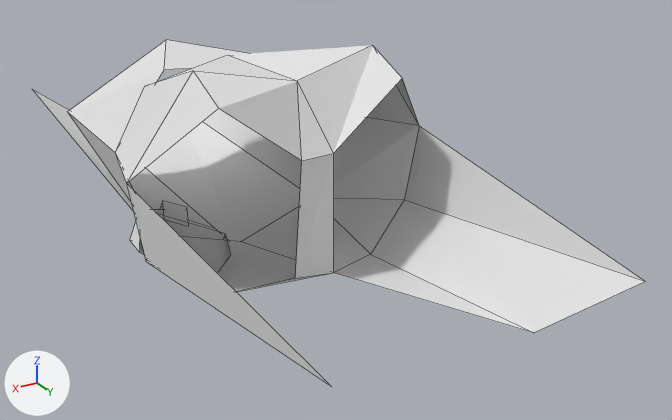
The OBJ model assets/models/makoto/makoto_n4.obj: old version first, new version second.
One viewpoint serves both versions: a 50 mm camera at (0.353, -0.194, 0.317) aimed at (-0.063, -0.888, -0.03). Lighting does not change. The marker at lower left points along +X, +Y and +Z. The older version comes first. Mesh edges are drawn as thin lines. Where no turn or scale is listed for an object, it has been applied to the vertices. Vertices at exactly the same position are counted once.

Names of what the first picture shows: 'makoto_n4'.
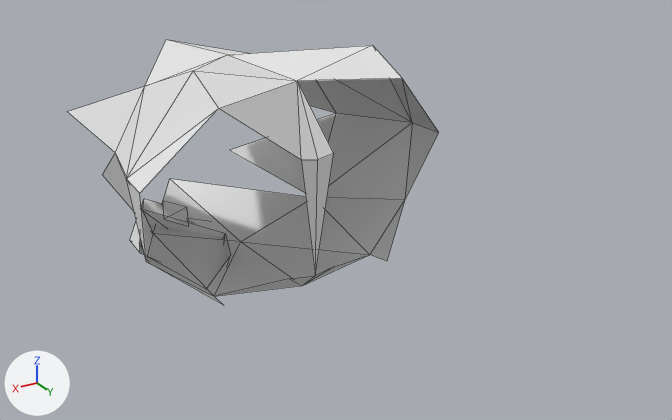
Pixel boxes (x1, y1, x2, y2) of what changed, in the pictures (672 x 420 px):
```json
{"object": "makoto_n4", "change": "reshaped", "before": [32, 40, 645, 387], "after": [68, 40, 439, 305], "on screen": "39% narrower, 24% shorter"}
```

Scene script edits in JSON lines:
```json
{"block": "me_makoto_n4", "where": "# used by ob_makoto_n4; location = (0.0, 0.0, 0.0)"}
{"op": "remove", "block": "me_makoto_n4", "code": "me_makoto_n4.from_pydata(...)  # 57 vertices, 42 faces; spans x -0.141..0.142, y -1.312..-0.576, z -0.109..0.131"}
{"op": "add", "block": "me_makoto_n4", "code": "me_makoto_n4.from_pydata(...)  # 63 vertices, 76 faces; spans x -0.142..0.142, y -1.166..-0.811, z -0.119..0.131"}
{"block": "me_makoto_n4", "change": "me_makoto_n4 part 1"}
{"block": "me_makoto_n4", "change": "19 vertices are removed from x -0.141..0.142, y -1.312..-0.576, z -0.109..0.102"}
{"block": "me_makoto_n4", "change": "41 faces are deleted"}
{"block": "me_makoto_n4", "change": "25 vertices are added at x -0.142..0.142, y -1.166..-0.811, z -0.119..0.059"}
{"block": "me_makoto_n4", "change": "51 new faces join them, mat_0008_bc001_t03_tm2 (white #e7e7e7)"}
{"block": "me_makoto_n4", "change": "16 new faces join them, mat_0010_bc_syoukanki_tm2 (white #e7e7e7)"}
{"block": "me_makoto_n4", "change": "8 new faces join them, mat_0004_bc001_t01_tm2 (white #e7e7e7)"}
```
